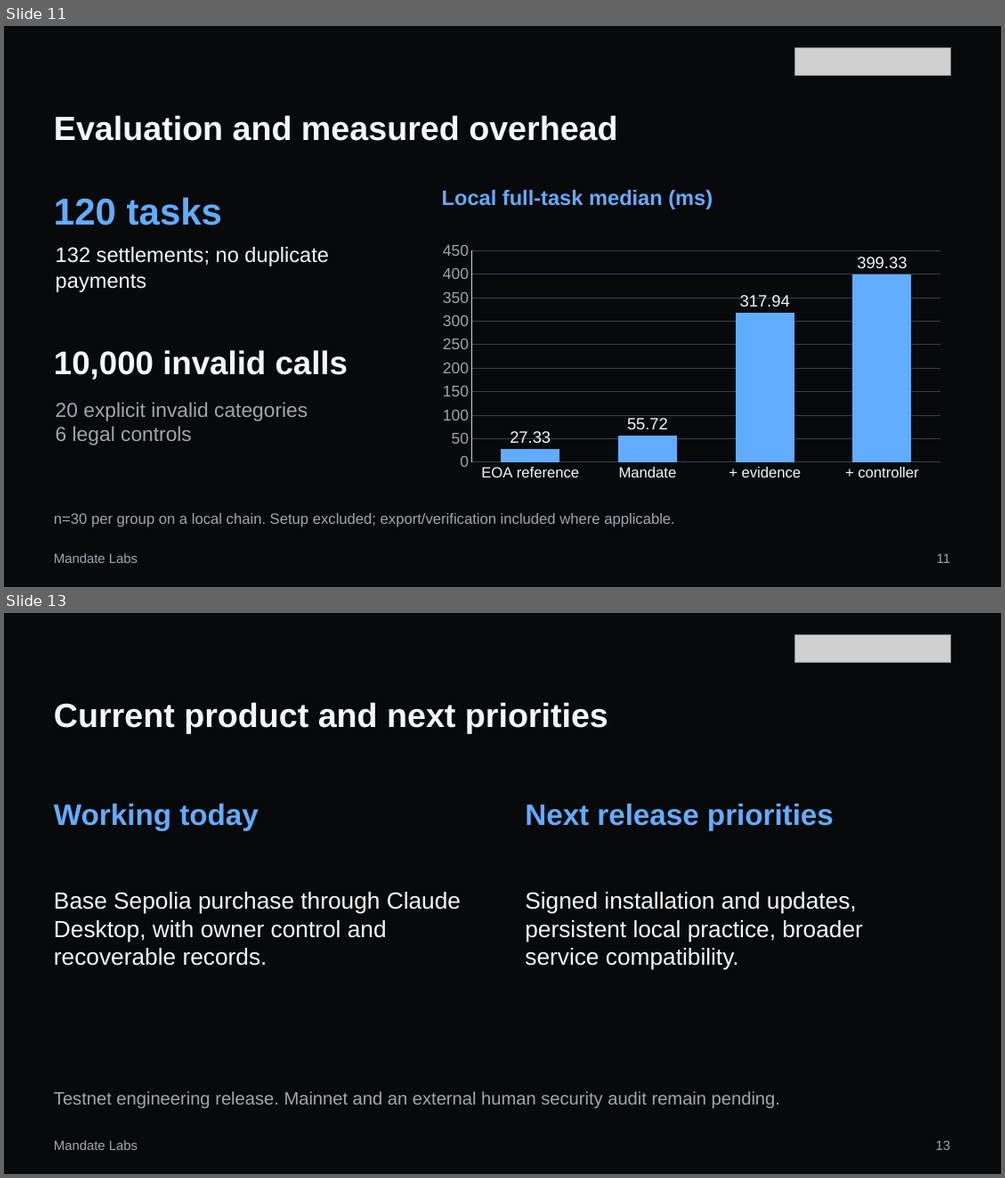
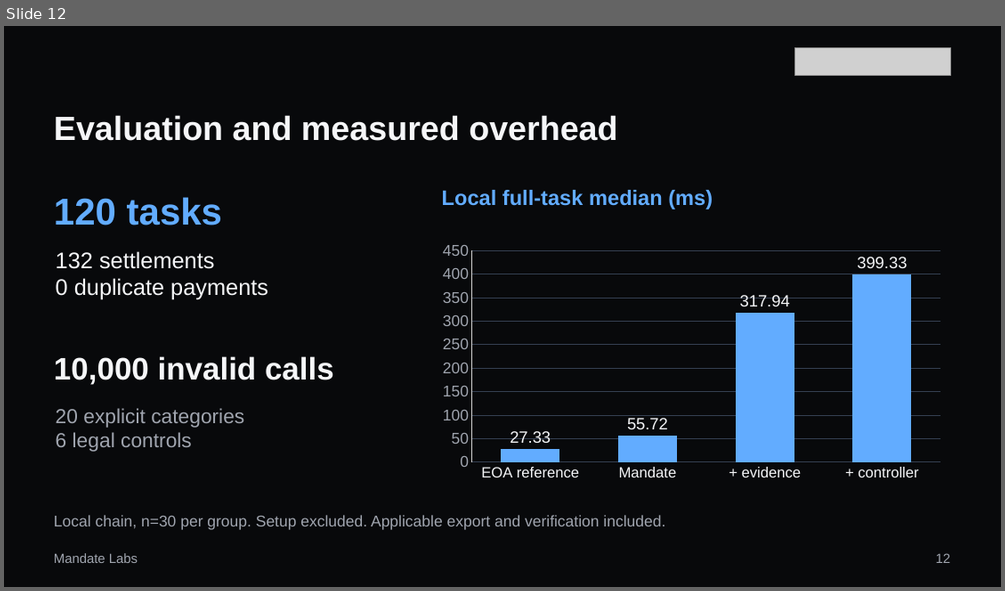
Before and after one commit to MandateLabs666/mandate-wallet, a slide deck: competition/submission-2026-10-20/presentation/mandate-wallet-10min-final.pptx. Shown one above the other, each under a label of ours: slides 11 and 13 before the commit, slide 12 after it; the slides between them are not shown. The pictures are 1005x1178 and 1005x591 pixels, drawn with LibreOffice and Linux fonts; fonts in the diff are those of the drawing; grey boxes stand for pictures. Boxes give left, top, right and bottom in pixels: in the first picture for what was removed or moved away, otherwise in the second. Text is boxed around its words. In the diff, an @@ line names an element or a change of style, - is before the commit and + after.

```diff
--- a/competition/submission-2026-10-20/presentation/mandate-wallet-10min-final.pptx
+++ b/competition/submission-2026-10-20/presentation/mandate-wallet-10min-final.pptx
@@ slide 13 removed at bbox=[4, 613, 1001, 1174], background #08090B @@
@@ picture removed at bbox=[794, 634, 950, 662] @@
@@ text removed at bbox=[54, 702, 608, 734] @@
-Current product and next priorities
@@ text removed at bbox=[54, 803, 259, 831] @@
-Working today
@@ text removed at bbox=[525, 803, 833, 831] @@
-Next release priorities
@@ text removed at bbox=[54, 892, 461, 965] @@
-Base Sepolia purchase through Claude Desktop, with owner control and recoverable records.
@@ text removed at bbox=[525, 892, 863, 970] @@
-Signed installation and updates, persistent local practice, broader service compatibility.
@@ text removed at bbox=[54, 1091, 780, 1108] @@
-Testnet engineering release. Mainnet and an external human security audit remain pending.
@@ text removed at bbox=[54, 1140, 138, 1150] @@
-Mandate Labs
@@ text removed at bbox=[936, 1140, 951, 1150] @@
-13
@@ what was slide 11 is now slide 12 @@
@@ slide 12 changed as well @@
@@ text at bbox=[56, 251, 268, 300]: text changed; size 20.2 to 21.8 pt @@
-132 settlements; no duplicate payments
+132 settlements
+0 duplicate payments
@@ text "10,000 invalid calls": place and size @@
-text "10,000 invalid calls" at bbox=[54, 350, 348, 379]
+text "10,000 invalid calls" at bbox=[54, 356, 334, 385]
@@ text "10,000 invalid calls" at bbox=[54, 356, 334, 385]: size 31.5 to 30 pt @@
@@ text at bbox=[56, 408, 244, 427]: text changed @@
-20 explicit invalid categories
+20 explicit categories
@@ text at bbox=[54, 515, 665, 530]: text changed; size 14.2 to 15 pt @@
-n=30 per group on a local chain. Setup excluded; export/verification included where applicable.
+Local chain, n=30 per group. Setup excluded. Applicable export and verification included.
@@ text at bbox=[936, 553, 951, 563]: text changed @@
-11
+12
```
Also in this commit, not shown: 6 other slides changed, 6 slides added, 5 other slides removed, 13 other files.
